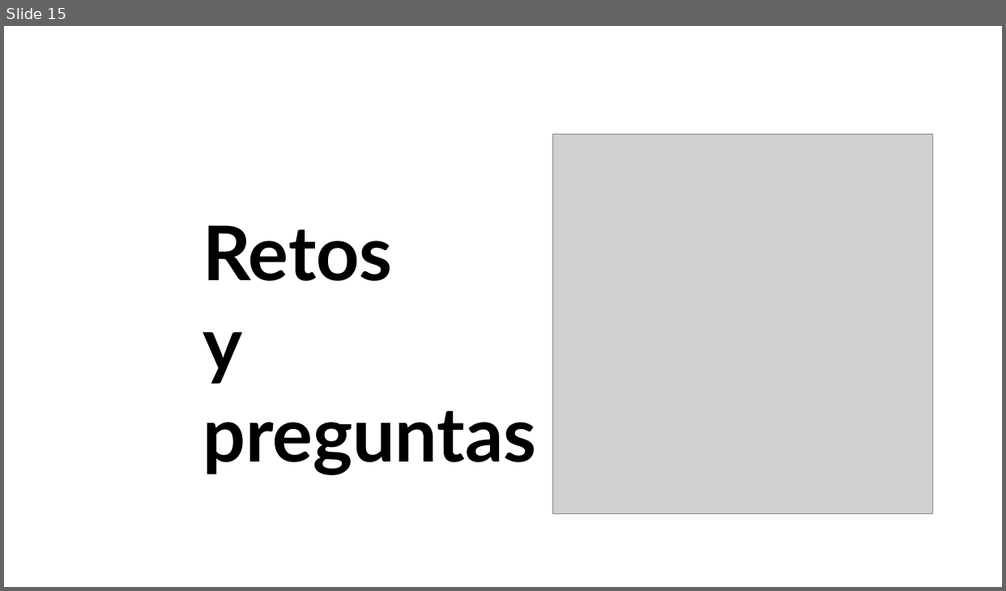
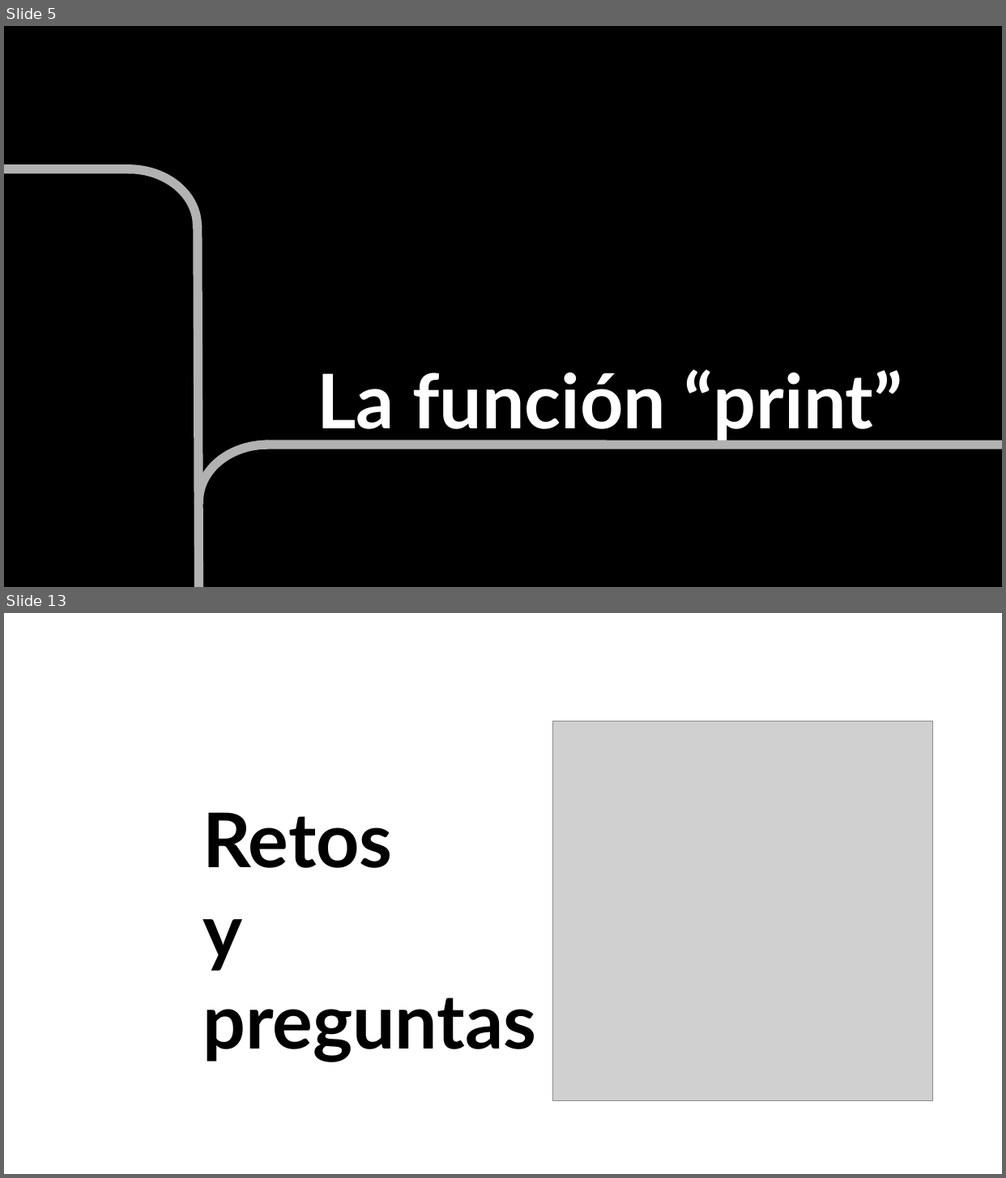
Before and after one commit to uibcdf/Taller-Python, a slide deck: semana_3/slides/slides.odp. Shown one above the other, each under a label of ours: slide 15 before the commit, slides 5 and 13 after it; the slides between them are not shown. The pictures are 1006x591 and 1006x1178 pixels, drawn with LibreOffice and Linux fonts; fonts in the diff are those of the drawing; grey boxes stand for pictures. Boxes give left, top, right and bottom in pixels: in the first picture for what was removed or moved away, otherwise in the second. Text is boxed around its words. In the diff, an @@ line names an element or a change of style, - is before the commit and + after.

```diff
--- a/semana_3/slides/slides.odp
+++ b/semana_3/slides/slides.odp
@@ slide 5 added at box(4, 26, 1002, 587), background #FFFFFF @@
@@ rectangle added at box(4, 26, 1002, 587), fill #000000 @@
@@ line added from (4, 169) to (133, 169), #B2B2B2 7.2 pt @@
@@ arc (boxed as its full ellipse) added at box(60, 169, 198, 284), outline #B2B2B2 7.2 pt @@
@@ line added from (198, 225) to (198, 587), #B2B2B2 7.2 pt @@
@@ text added at box(317, 369, 903, 443), 60 pt, text #FFFFFF, bold @@
+La función “print”
@@ arc (boxed as its full ellipse) added at box(198, 446, 336, 559), outline #B2B2B2 7.2 pt @@
@@ line added from (265, 446) to (1002, 446), #B2B2B2 7.2 pt @@
@@ what was slide 15 is now slide 13 @@
```
Also in this commit, not shown: 1 slide changed, 10 other slides added, 13 slides removed, 5 other files.
